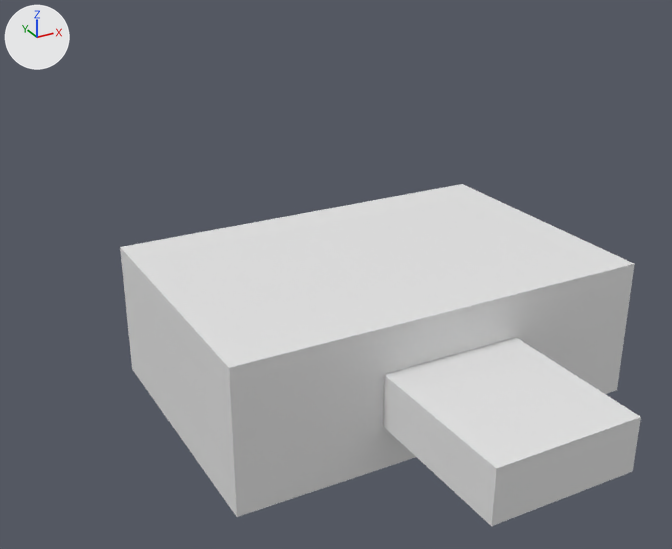
A saved change to the Blender file Assets/Models/Models/NewRendering/fixedCube.blend.
The view is the same before and after, from a 50 mm lens placed at (-1.63, -4.17, 3.5), pointed at (1.08, 0.75, 1.04). The axes (+X, +Y, +Z) are drawn at upper left. The lights are the same throughout. The older version comes first.

Objects in the first picture: '3x2'.
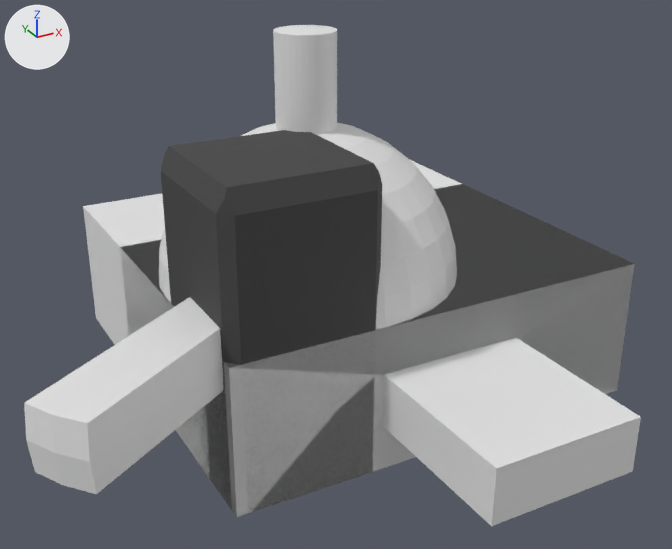
Changed parts and their boxes [x1, y1, x2, y2] in the pictures (672 x 549 px):
```json
{"object": "1x1", "change": "shown", "after": [161, 130, 382, 512]}
{"object": "2x2", "change": "shown", "after": [24, 25, 457, 494]}
{"object": "3x3", "change": "shown", "after": [83, 159, 634, 517]}
```

The change, as JSON lines over the scene's bpy script:
```json
{"op": "remove", "block": "ob_1x1", "code": "ob_1x1.hide_set(True)"}
{"op": "remove", "block": "ob_2x2", "code": "ob_2x2.hide_set(True)"}
{"op": "remove", "block": "ob_3x3", "code": "ob_3x3.hide_set(True)"}
```
